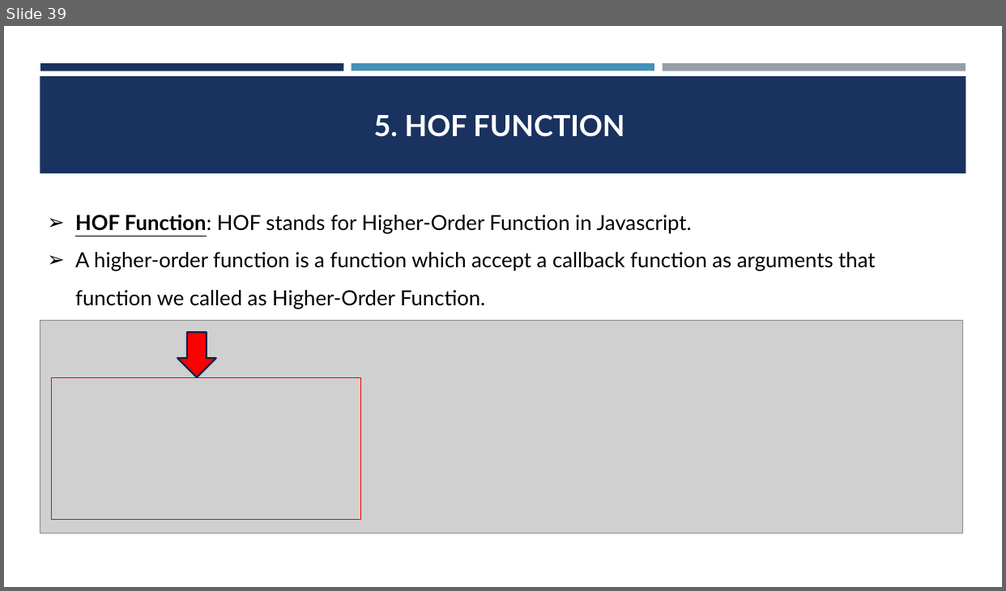
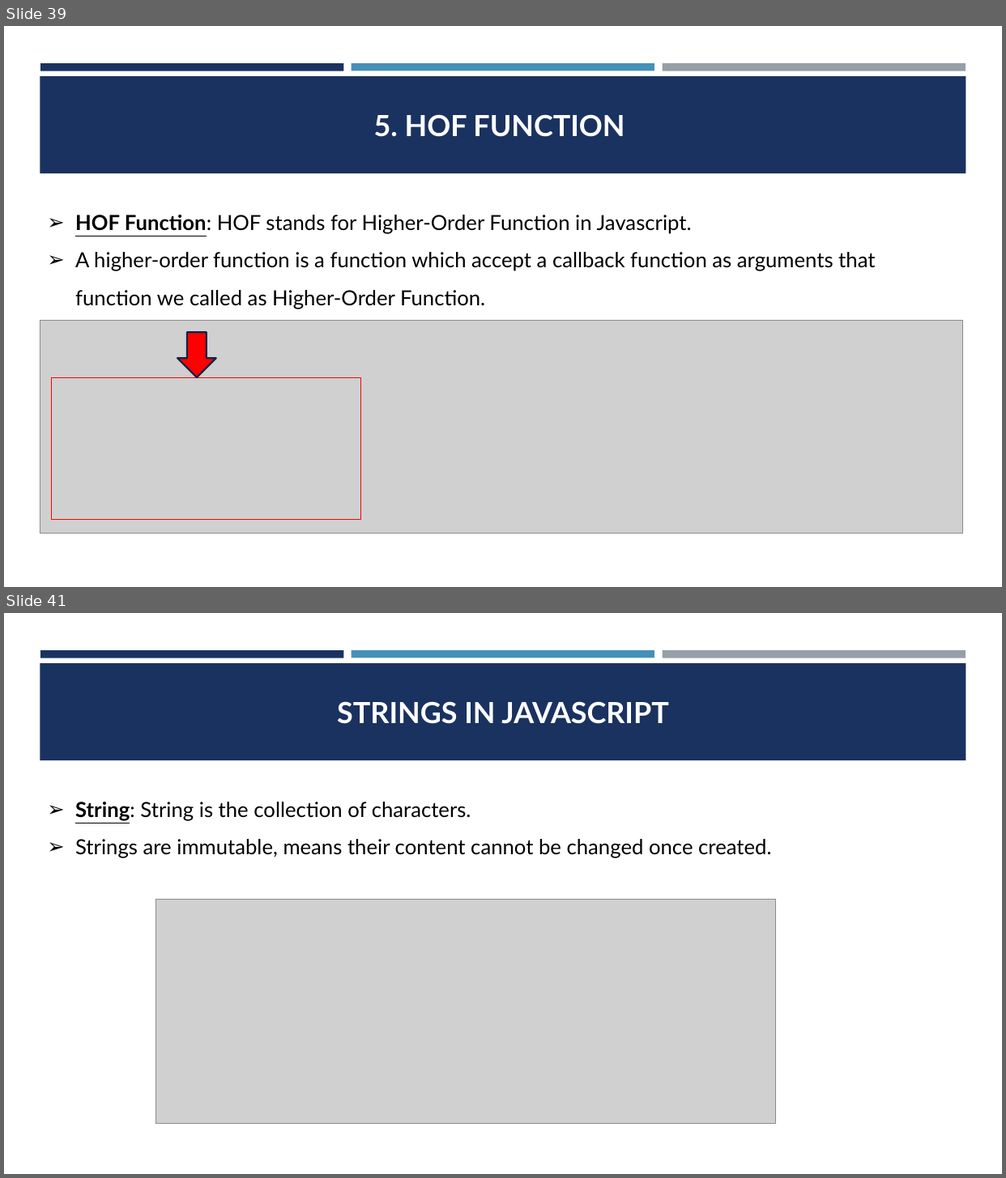
Before and after one commit to CodeCrafterRohit/PEC-Training, a slide deck: JAVASCRIPT/JAVASCRIPT PPT.pptx. Shown one above the other, each under a label of ours: slide 39 before the commit, slides 39 and 41 after it; the slides between them are not shown. The pictures are 1006x591 and 1006x1178 pixels, drawn with LibreOffice and Linux fonts; fonts in the diff are those of the drawing; grey boxes stand for pictures. Boxes give left, top, right and bottom in pixels: in the first picture for what was removed or moved away, otherwise in the second. Text is boxed around its words. In the diff, an @@ line names an element or a change of style, - is before the commit and + after.

```diff
--- a/JAVASCRIPT/JAVASCRIPT PPT.pptx
+++ b/JAVASCRIPT/JAVASCRIPT PPT.pptx
@@ slide 41 added at <box>4,613,1002,1174</box>, background #FFFFFF; not listed: 4 template elements that a slide beside it also shows @@
@@ title added at <box>337,701,669,724</box>, 28 pt, text #FFFFFF, bold @@
+STRINGS IN JAVASCRIPT
@@ text added at <box>75,802,771,858</box>, 20 pt, text #000000 @@
+➢ String: String is the collection of characters.
+➢ Strings are immutable, means their content cannot be changed once created.
@@ picture added at <box>156,900,776,1124</box> @@
```
Also in this commit, not shown: 13 other slides added, 13 other files.
